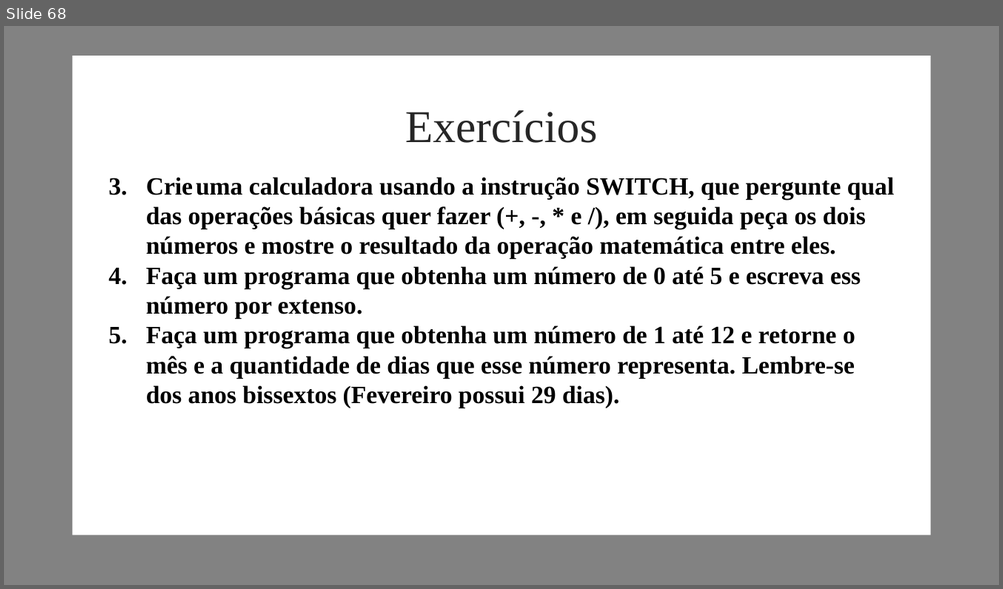
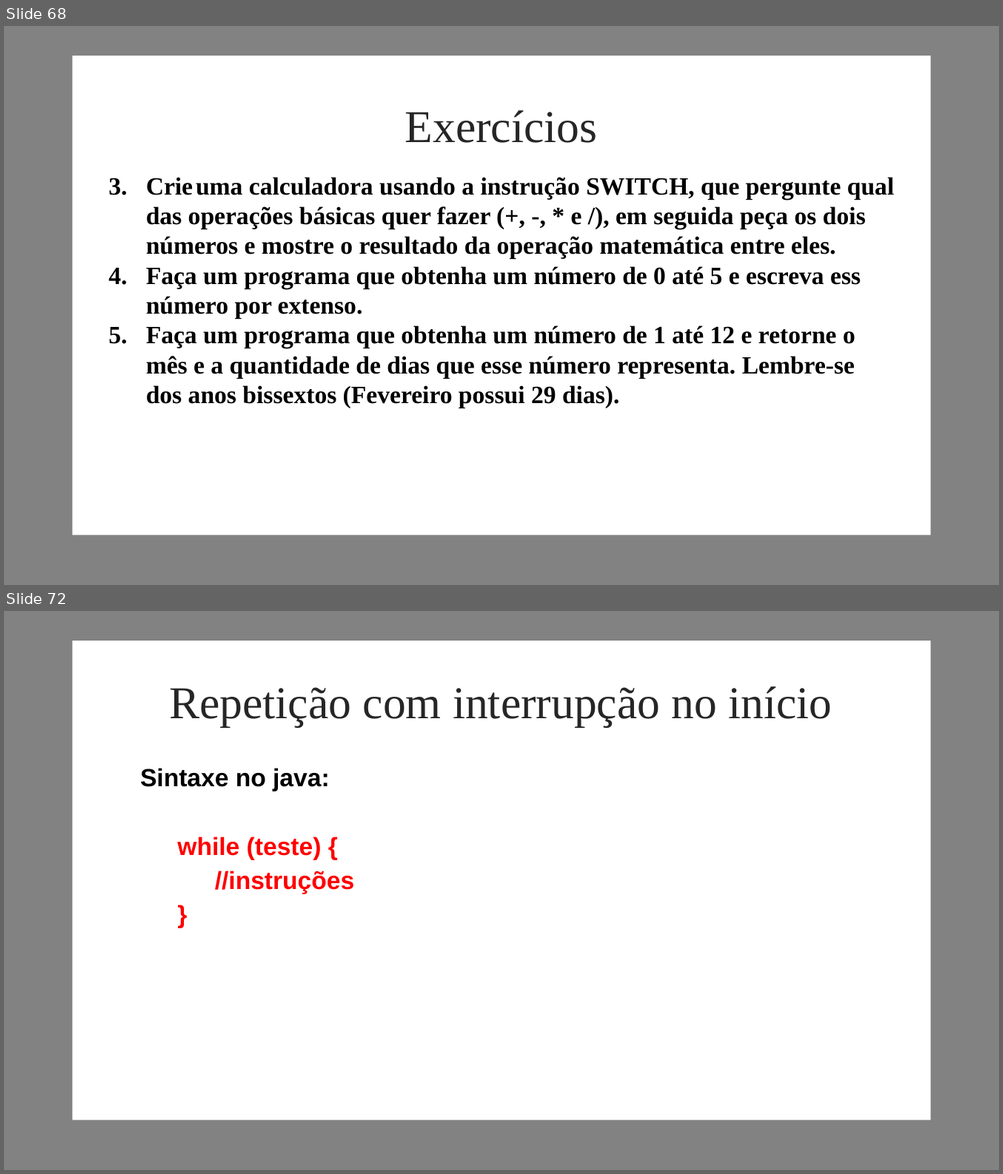
Before and after one commit to grazielags/Turma_1_Carreira_Programador, a slide deck: Graziela/Material/Carreira programador - Módulo 3.pptx. Shown one above the other, each under a label of ours: slide 68 before the commit, slides 68 and 72 after it; the slides between them are not shown. The pictures are 1003x589 and 1003x1174 pixels, drawn with LibreOffice and Linux fonts; fonts in the diff are those of the drawing; background and template pictures are left out. Boxes give left, top, right and bottom in pixels: in the first picture for what was removed or moved away, otherwise in the second. Text is boxed around its words. In the diff, an @@ line names an element or a change of style, - is before the commit and + after.

```diff
--- a/Graziela/Material/Carreira programador - Módulo 3.pptx
+++ b/Graziela/Material/Carreira programador - Módulo 3.pptx
@@ slide 72 added at bbox=[4, 611, 999, 1170], background picture (left out); not listed: 2 template elements that a slide beside it also shows @@
@@ text added at bbox=[169, 686, 832, 727], 44 pt, text #262626 @@
+Repetição com interrupção no início
@@ text added at bbox=[140, 768, 354, 894], 24 pt, text #FF0000, bold @@
+Sintaxe no java:
+while (teste) {
+//instruções
+}
```
Also in this commit, not shown: 1 slide changed, 26 other slides added, 1 other file.
